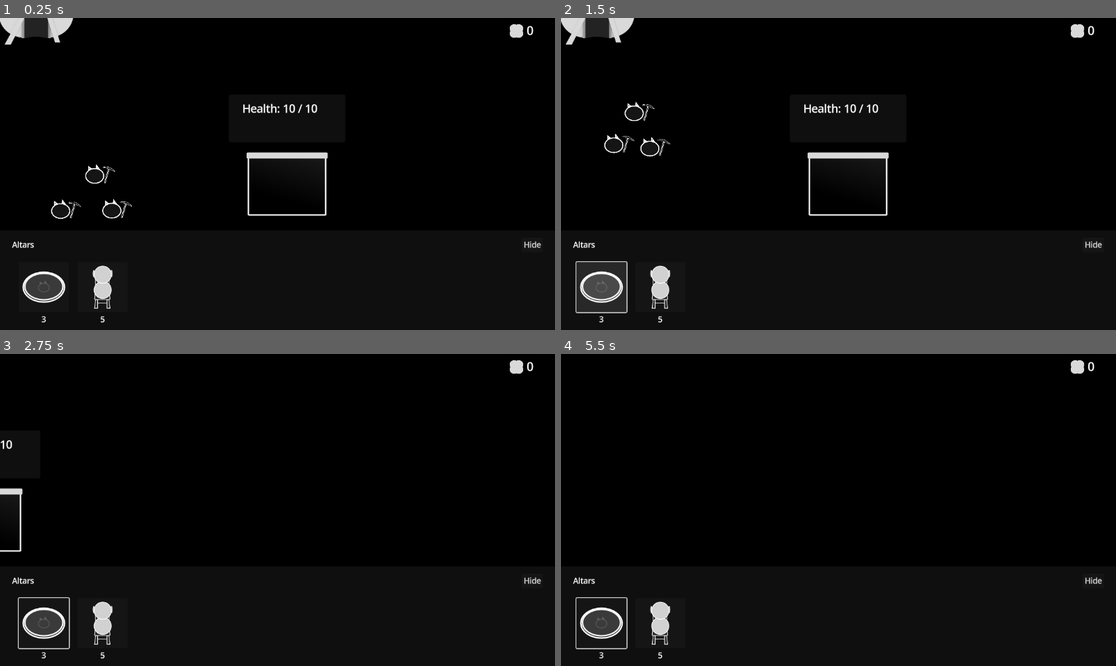
Above: before the commit, frames 1-4 (two rows, left to right).
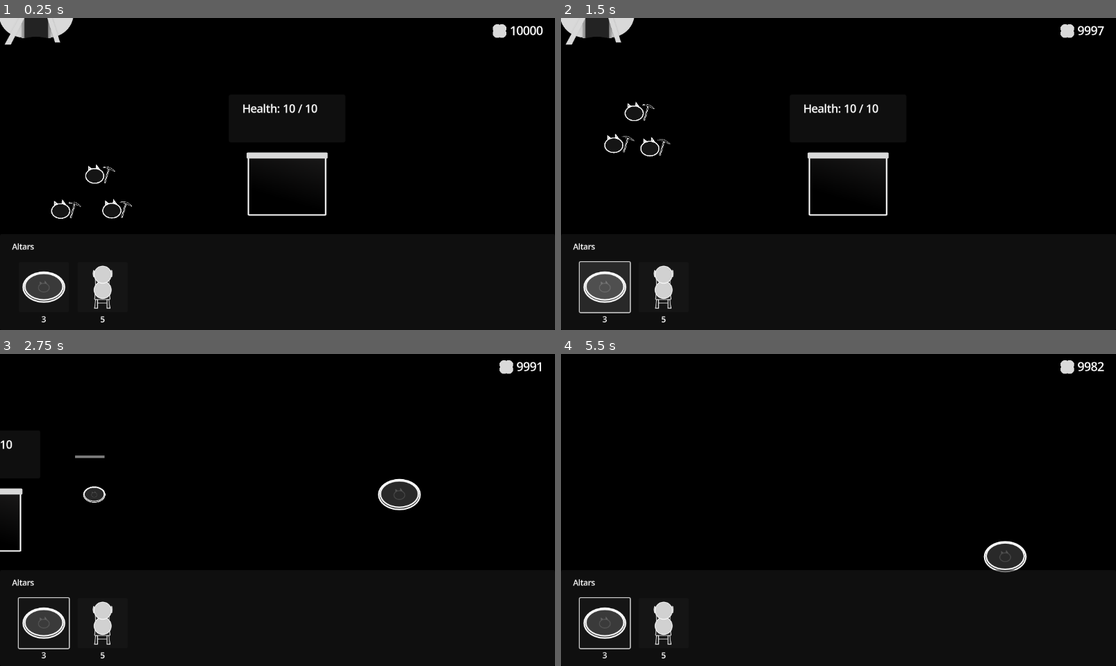
Above: after the commit, the same moments.

Repository: KANAjetzt/ld55-summoning
Game: Godot game, scene res://main.tscn
Same seed, same stepped clock (60 frames per second), same inputs: the game is played once before the commit and once after it.
Inputs (mouse positions are in pixels of both pictures, inside the frame that each line leads up to):
- Up to frame 1 (0.25 s): no input
- Up to frame 2 (1.5 s): click (1093, 245) at 0.5 s, where only the run before the commit has a clickable "Hide"; click (605, 286) at 1.27 s
- Up to frame 3 (2.75 s): tap Enter (ui_accept) at 2, 2.27 s; move the mouse to (399, 494) at 2.02 s; press the mouse at (399, 494) at 2.03 s; hold D (right) from 2.03 s (still down)
- Up to frame 4 (5.5 s): move the mouse to (727, 525) at 2.77 s; release D (right) at 2.78 s; release the mouse at (727, 525) at 2.78 s; hold A (left) 2.78-3.53 s; tap S (bottom) at 2.85 s; tap Enter (ui_accept) at 3.02, 4.52, 5.27 s; click (727, 525) at 3.05 s; move the mouse to (894, 441) at 3.52 s; press the mouse at (894, 441) at 3.53 s; hold D (right) 3.53-5.03 s; right-click (894, 441) at 3.6 s; move the mouse to (810, 572) at 4.27 s; release the mouse at (810, 572) at 4.28 s; click (810, 572) at 4.35 s; move the mouse to (1005, 556) at 5.02 s; press the mouse at (1005, 556) at 5.03 s; hold A (left) from 5.03 s (still down); tap W (top) at 5.1 s

The runs differ from the first frame. In frame 1, 0.4% of the frame differs, in the area x 2-98%, y 2-75%; in frame 2, 1.2%; in frame 3, 1.2%; in frame 4, 1.7%, in the area x 2-98%, y 2-98%.

Commit message:
refactor: :recycle: prevent warrior movement on altar selection

Diff:
--- a/Singletons/debug.tscn
+++ b/Singletons/debug.tscn
@@ -4,4 +4,6 @@
 
 [node name="Debug" type="Node"]
 script = ExtResource("1_8ds80")
+override_mining_time = true
 override_mining_time_amount = 3.0
+override_dry_food_count = true
--- a/UI/shop.tscn
+++ b/UI/shop.tscn
@@ -35,6 +35,7 @@
 text = "Altars"
 
 [node name="Button" type="Button" parent="MarginContainer/VBoxContainer/HBoxContainer2"]
+visible = false
 layout_mode = 2
 text = "Hide"
 
@@ -44,10 +45,12 @@
 
 [node name="ShopButtonFoodBowl" parent="MarginContainer/VBoxContainer/HBoxContainer" instance=ExtResource("2_l0crd")]
 layout_mode = 2
+mouse_filter = 0
 item_data = ExtResource("3_8abaw")
 
 [node name="ShopButtonItemChair" parent="MarginContainer/VBoxContainer/HBoxContainer" instance=ExtResource("2_l0crd")]
 layout_mode = 2
+mouse_filter = 0
 item_data = ExtResource("4_migqe")
 
 [connection signal="item_selected" from="MarginContainer/VBoxContainer/HBoxContainer/ShopButtonFoodBowl" to="." method="_on_shop_button_item_selected"]
--- a/main.gd
+++ b/main.gd
@@ -24,9 +24,6 @@
 	if Global.altar_selected and Input.is_action_just_pressed("select"):
 		handle_altar_placemend()
 
-	if Global.cat_warrior_selected and Input.is_action_just_pressed("select") and not Global.mouse_over_cat_warrior:
-		handle_warrior_placemend()
-
 	if Global.cat_warrior_selected and not Global.mouse_over_cat_warrior and Input.is_action_just_pressed("deselect"):
 		Global.cat_warrior_selected.deselect()
 		Global.cat_warrior_selected = null
@@ -38,6 +35,11 @@
 	if Input.is_action_just_pressed("zoom_out"):
 		if not camera_main.get_zoom() * 0.9 < Vector2(0.1, 0.1):
 			camera_main.set_zoom(camera_main.get_zoom() * 0.9)
+
+
+func _unhandled_input(event: InputEvent) -> void:
+	if Global.cat_warrior_selected and event.is_action_pressed("select") and not Global.mouse_over_cat_warrior and not Global.altar_selected:
+		handle_warrior_placemend()
 
 
 func _on_shop_altar_bought(item_data: AltarData) -> void:
